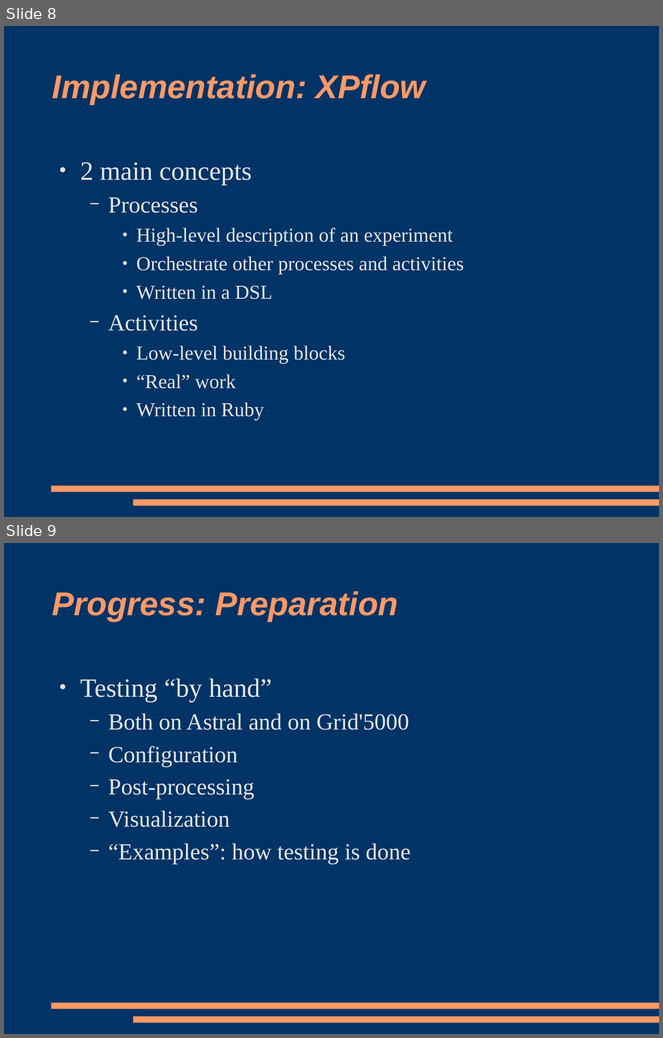
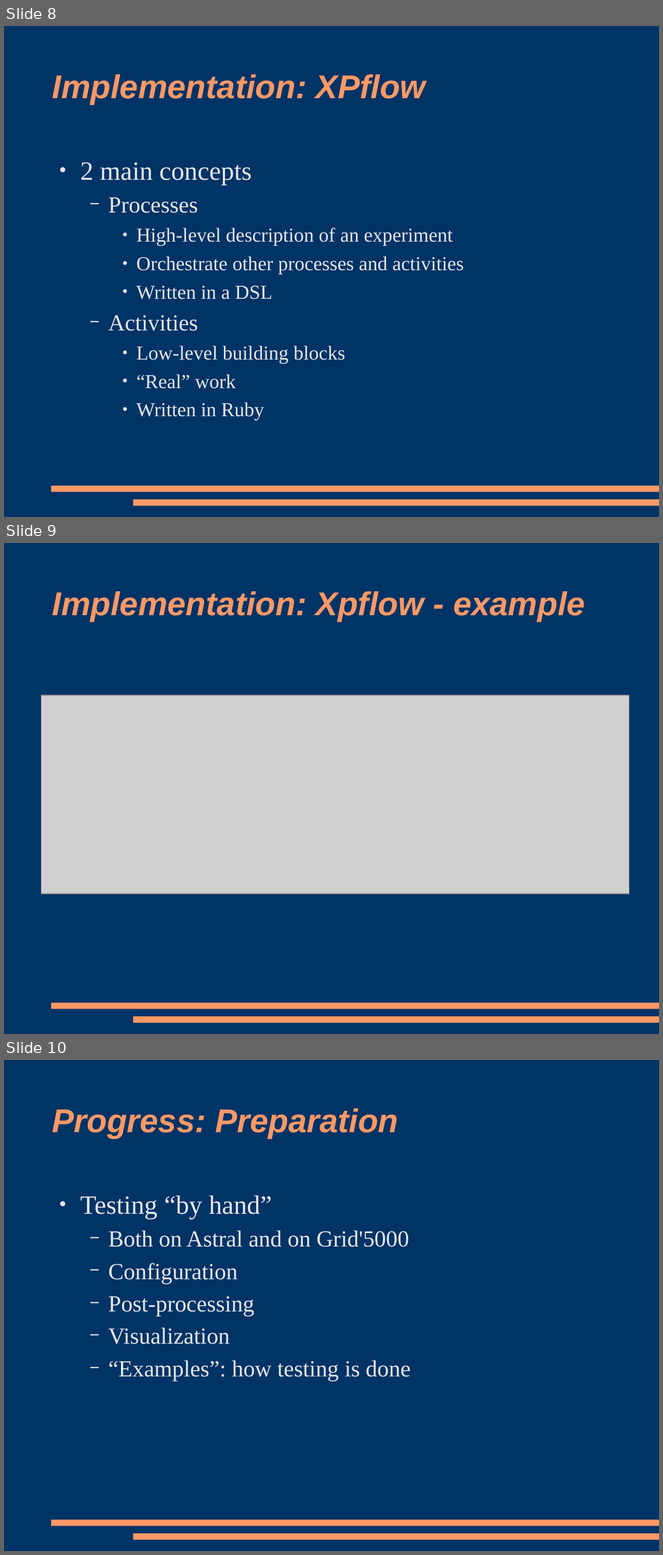
Before and after one commit to lehoo/thesis, a slide deck: misc/technical/technical_presentation.odp. Shown one above the other, each under a label of ours: slides 8 and 9 before the commit, slides 8, 9 and 10 after it. The pictures are 663x1038 and 663x1555 pixels, drawn with LibreOffice and Linux fonts; fonts in the diff are those of the drawing; grey boxes stand for pictures. Boxes give left, top, right and bottom in pixels: in the first picture for what was removed or moved away, otherwise in the second. Text is boxed around its words. In the diff, an @@ line names an element or a change of style, - is before the commit and + after.

Commit message:
Added new Figures (to the Implementation chapter); added "introduction" and "summary" to the beginning and end of chapters 2 and 3. Added content to Chapter 4 about the structure of the framework

```diff
--- a/misc/technical/technical_presentation.odp
+++ b/misc/technical/technical_presentation.odp
@@ slide 9 added at bbox=[4, 543, 659, 1034], background #003366; not listed: 2 template elements that a slide beside it also shows @@
@@ title added at bbox=[52, 591, 585, 622], 40 pt, text #FF9966, bold, italic @@
+Implementation: Xpflow - example
@@ picture added at bbox=[41, 695, 630, 894] @@
@@ what was slide 9 is now slide 10 @@
```
Also in this commit, not shown: 1 other slide added, 1 slide removed, 22 other files.
